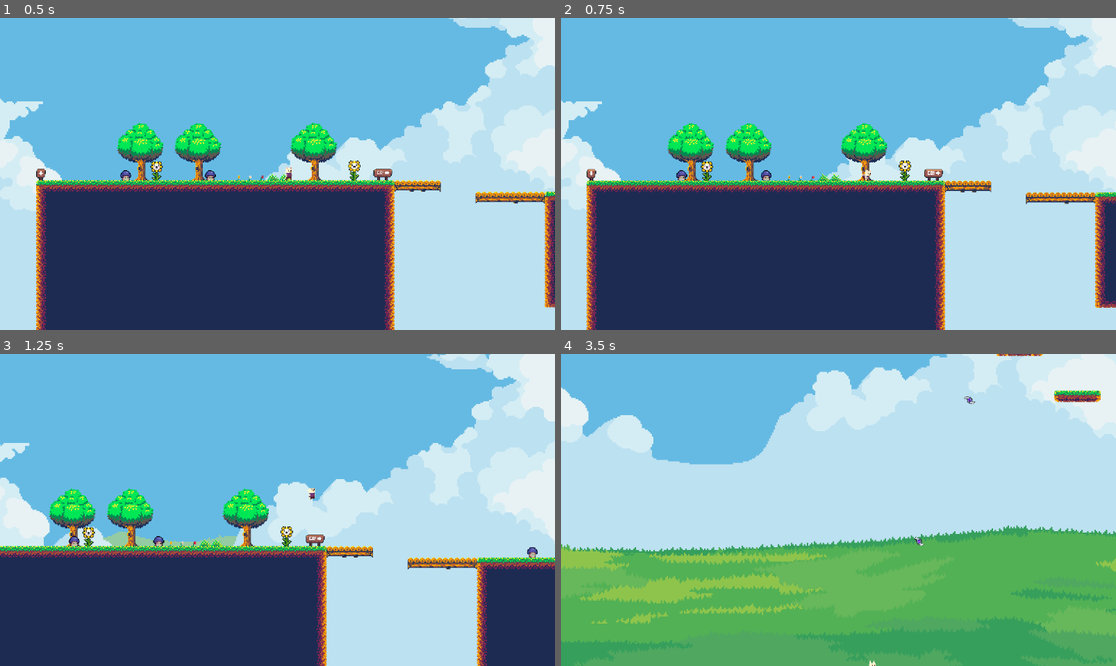
Above: before the commit, frames 1-4 (two rows, left to right).
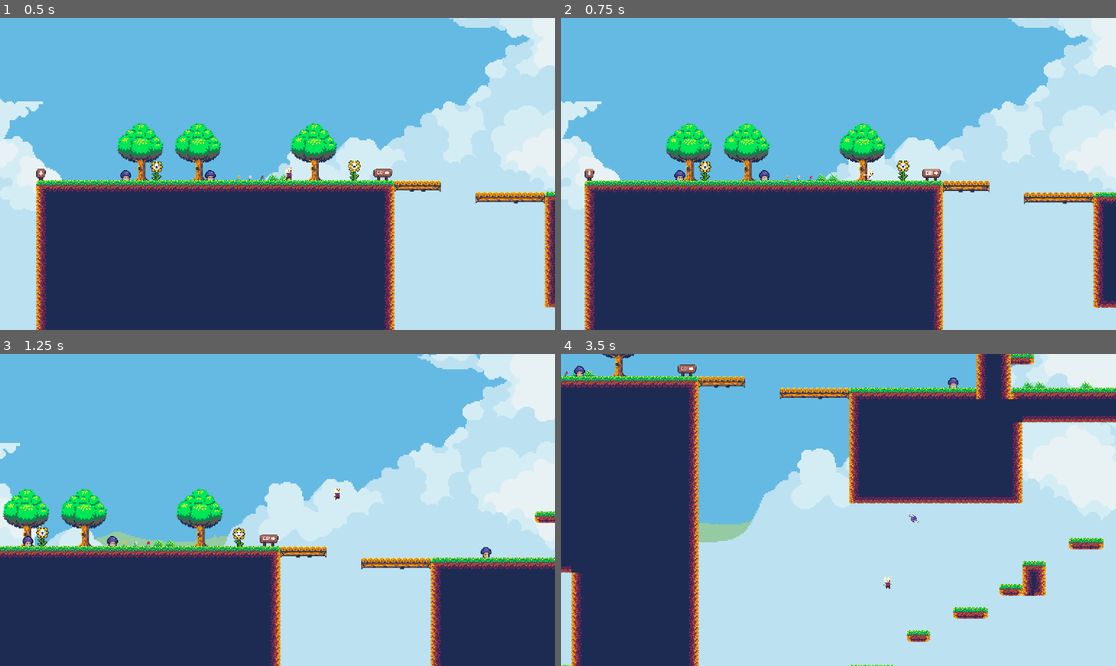
Above: after the commit, the same moments.

Repository: kenji-vitor/Platform-2D-in-Godot
Game: Godot game, scene res://Scenes/Stage1.tscn
Same seed, same stepped clock (60 frames per second), same inputs: the game is played once before the commit and once after it. Sound files missing from this copy of the repository are replaced by a short silence.
Inputs:
- Up to frame 1 (0.5 s): no input
- Up to frame 2 (0.75 s): tap Enter at 0.5 s; hold D (move_right) from 0.53 s (still down); hold Shift (run) from 0.53 s (still down)
- Up to frame 3 (1.25 s): keep holding D (move_right); keep holding Shift (run); tap Space (jump) at 0.77, 1.07 s; tap J at 0.8 s
- Up to frame 4 (3.5 s): release Shift (run) at 1.28 s; tap J at 1.35 s; tap Space (jump) at 1.52, 1.82, 3.02, 3.32 s; tap L at 1.55, 2.1 s; release D (move_right) at 2.03 s; hold A (move_left) 2.03-2.78 s; tap T at 2.3, 2.85 s; hold D (move_right) from 2.78 s (still down); tap I at 3.05 s

Frame 1 is identical in both runs. In frame 2, 6.5% of the frame differs, in the area x 0-100%, y 0-100%; in frame 3, 15%; in frame 4, 80%.

Commit message:
new mechanics

Diff:
--- a/Scripts/game_manager.gd
+++ b/Scripts/game_manager.gd
@@ -15,6 +15,14 @@
 var drunk_timer: Timer
 var drunk_direction: float = 1.0 # 1.0 (Direita) ou -1.0 (Esquerda)
 
+#Die Mechanic
+var duration_multipliers: Array[float] = [2.0,3.0,4.0,5.0]
+var is_die: bool = false
+var die_timer: Timer
+
+#Super speed
+var is_s_speed: bool = false
+var s_speed_timer: Timer
 
 #Flower Collectable
 var total_flower: int = 0
@@ -23,27 +31,78 @@
 var is_slippery: bool = false
 var slippery_timer: Timer
 
-func make_slippery(duration: float = 4.0) -> void:
+#Invincible
+var is_invincible: bool = false
+var invincible_timer: Timer
+'''
+func roll_double_dice() -> void:
+	var effect_dice: int = randi_range(1,6)
+	var duration_dice: int = randi_range(1,6)
+
+	var final_duration: float = duration_multipliers[duration_dice-1]
+'''
+
+
+
+func make_die(duration: float = 15.0) -> void:
+	is_die = true
+	die_timer.start(duration)
+	print("Hora de girar os dados!")
+
+
+func make_slippery(duration: float = randf_range(4.0,5.0)) -> void:
 	is_slippery = true
 	slippery_timer.start(duration)
 	print("Chao escorregadio por: ",duration)
 
+func make_s_speed(duration: float = 5.0) -> void:
+	is_s_speed = true
+	s_speed_timer.start(duration)
+	print("Super speed ativado!")
+
+func make_drunk(duration: float = randf_range(4.0,5.0)) -> void:
+	is_drunk = true
+	drunk_direction = 1.0 if randf() > 0.5 else -1.0
+	drunk_timer.start(duration)
+	print("Modo bebado ativado!")
+
+func make_invincible(duration: float = 5.0) -> void:
+	is_invincible = true
+	invincible_timer.start(duration)
+	print("Esta invencivel por: ",duration)
+
 func _ready() -> void:
+	#Drunk
 	drunk_timer = Timer.new()
 	drunk_timer.one_shot = true
 	drunk_timer.timeout.connect(_on_drunk_timer_timeout)
+	add_child(drunk_timer)
+
+	#Slippery
 	slippery_timer = Timer.new()
 	slippery_timer.one_shot = true
 	slippery_timer.timeout.connect(_on_slippery_timer_timeout)
-	add_child(drunk_timer)
 	add_child(slippery_timer)
 
-func make_drunk(duration: float = 5.0) -> void:
-	is_drunk = true
-	drunk_direction = 1.0 if randf() > 0.5 else -1.0
-	drunk_timer.start(duration)
+	#Die
+	die_timer = Timer.new()
+	die_timer.one_shot = true
+	die_timer.timeout.connect(_on_die_timer_timeout)
+	add_child(die_timer)
 
-	print("Jogador esta bebado por: ",duration)
+	#Super Speed
+	s_speed_timer = Timer.new()
+	s_speed_timer.one_shot = true
+	s_speed_timer.timeout.connect(_on_s_speed_timer_timeout)
+	add_child(s_speed_timer)
+
+	#Invincible
+	invincible_timer = Timer.new()
+	invincible_timer.one_shot = true
+	invincible_timer.timeout.connect(_on_invincible_timer_timeout)
+	add_child(invincible_timer)
+
+
 
 func _on_drunk_timer_timeout() -> void:
 	is_drunk = false
@@ -53,14 +112,33 @@
 	is_slippery = false
 	print("Chao nao esta escorregio agora")
 
+func _on_die_timer_timeout() -> void:
+	is_die = false
+	print("")
+
+func _on_s_speed_timer_timeout() -> void:
+	is_s_speed = false
+	print("Super speed expirou!")
+
+func _on_invincible_timer_timeout() -> void:
+	is_invincible = false
+	print("Invencibilidade expirou!")
 
 func _input(event: InputEvent) -> void:
+	#COMANDO TEMPORARIO PARA ATIVAR AS MECANICAS!!!!!!!!
 	if event is InputEventKey and event.pressed and not event.echo:
 		if event.keycode == KEY_T:
 			make_drunk()
 	if event is InputEventKey and event.pressed and not event.echo:
 		if event.keycode == KEY_I:
 			make_slippery()
+	if event is InputEventKey and event.pressed and not event.echo:
+		if event.keycode == KEY_J:
+			make_s_speed()
+	if event is InputEventKey and event.pressed and not event.echo:
+		if event.keycode == KEY_L:
+			make_invincible()
+	###################################################
 	if event is InputEventKey and event.pressed:
 		if event.echo:
 			return
--- a/Scripts/player.gd
+++ b/Scripts/player.gd
@@ -1,6 +1,6 @@
 extends "res://Scripts/entity.gd"
 
-var SPEED = 100.0
+var SPEED = 130.0
 var JUMP_VEL = -300.0
 @onready var player: AnimatedSprite2D = $AnimatedSprite2D
 
@@ -37,6 +37,10 @@
 var classic_knockback_timer = 5.0
 var normal_knock_back_timer = 0.4
 var is_invincible = false
+var is_player_invincible: bool :
+	get:
+		return is_invincible or GameManager.is_invincible
+#var is_invincible = false
 
 #Difficulty
 #var code_sequence = ["h","a","r","d"]
@@ -62,8 +66,9 @@
 var can_swap = true
 
 #Run
-@export var ACCELERATION: float = 300.0
-@export var FRICTION: float = 400.0
+@export var ACCELERATION: float = 250.0
+@export var FRICTION: float = 120.0
+@export var SKID_FORCE: float = 120.0
 #Friction = 1 para nao ter friccao
 var is_running = GameManager.is_action_pressed("run")
 
@@ -119,6 +124,7 @@
 
 	if GameManager.is_action_just_pressed("run"):
 		is_running = not is_running
+		print("Is Running?: ",is_running)
 		# Tiro estático ou em movimento
 	if GameManager.is_action_pressed("shoot"):
 		shoot()
@@ -133,18 +139,18 @@
 	var direction = Input.get_axis("move_left","move_right")
 	#var current_speed = SPEED + 40 if is_running else SPEED
 
+
 	if GameManager.is_drunk:
 		if direction != 0:
-
 			GameManager.drunk_direction = direction
 		direction = GameManager.drunk_direction
-
-
 	var target_max_speed = (SPEED + 80.0) if is_running else SPEED
-
+	if GameManager.is_s_speed:
+		target_max_speed = (SPEED * 3)
 	var target_velocity_x = direction * target_max_speed
-
-
+	print(target_velocity_x)
+
+	'''
 	if is_knockback:
 		if not is_on_floor():
 			velocity.y += gravity * delta
@@ -159,65 +165,50 @@
 			velocity.x = move_toward(velocity.x, 0, 20)
 			if was_on_floor_hit and knockback_timer.time_left > 1.0:
 				knockback_timer.start(1.0)
+		'''
+	'''
+	if is_knockback:
+		if not is_on_floor():
+			velocity.y += gravity * delta
+		else:
+			velocity.x = move_toward(velocity.x, 0.0, FRICTION * delta)
+			if was_on_floor_hit and knockback_timer.time_left > 1.0:
+				#Tomou hit, timer startando
+				knockback_timer.start(1.0)
 		move_and_slide()
 		handle_animations(delta)
 		return
-
-	if GameManager.classic:
-		if not is_on_floor():
+	'''
+	if is_knockback:
+		var is_falling_or_grounded = is_on_floor() and velocity.x >= 0.0
+		if not is_falling_or_grounded:
 			velocity.y += gravity * delta
-
-			if jump_left == max_jumps and not has_jumped:
-				jump_left = max_jumps - 1
-
-			if not air_control_locked:
-				air_control_locked = true
-				if direction != 0:
-					air_direction = direction
-				else:
-					air_direction = sign(velocity.x)
-			velocity.x = air_direction * target_max_speed
-		else:
-			if velocity.y >= 0:
-				has_jumped = false
-				air_control_locked = false
-				jump_left = max_jumps
-			movement(direction, target_max_speed,delta)
-
-	else:
-		if not is_on_floor():
-			velocity.y += gravity * delta
-			jump_forgiveness_counter -= delta
-
-			if jump_forgiveness_counter <= 0.0 and jump_left == max_jumps:
-				jump_left = max_jumps - 1
-			movement(direction,target_max_speed,delta)
-		else:
-			jump_forgiveness_counter = jump_forgiveness_timer.wait_time
-			has_jumped = false
-			air_control_locked = false
-			jump_left = max_jumps
-			movement(direction, target_max_speed,delta)
-
+		else:
+			velocity.x = move_toward(velocity.x,0.0,FRICTION * delta)
+			if was_on_floor_hit and not knockback_timer_shortened:
+				if knockback_timer.time_left > 1.0:
+					knockback_timer.start(1.0)
+				knockback_timer_shortened = true
+		move_and_slide()
+		handle_animations(delta)
+		return
 	# Virar o Sprite
-	if velocity.x < 0:
-		player.flip_h = true
-	elif velocity.x > 0:
-		player.flip_h = false
+
 
 
 
 	# Aplica Movimento e Animações
+	apply_gravity_and_movement(direction,target_max_speed,delta)
+	handle_animations(delta)
+	handle_sprite_flip()
 	move_and_slide()
-	handle_animations(delta)
-
-	# Checa Dano contínuo
+
+		# Checa Dano contínuo
 	_check_enemy_overlay()
 
-	# Morte por Queda
+		# Morte por Queda
 	if global_position.y > 1500:
 		die()
-
 func handle_animations(delta):
 	if not is_on_floor():
 		#velocity.y += gravity * delta
@@ -245,6 +236,7 @@
 	else:
 		velocity.x = 0.0
 '''
+'''
 func movement(direction:float, target_speed: float, delta: float) -> void:
 	if GameManager.is_slippery and is_on_floor():
 		var target_velocity_x = direction * target_speed
@@ -254,6 +246,64 @@
 			velocity.x = move_toward(velocity.x, 0.0, FRICTION * delta)
 	else:
 		velocity.x = direction * target_speed
+'''
+
+func handle_sprite_flip() -> void:
+	if velocity.x < 0:
+		player.flip_h = true
+	elif velocity.x > 0:
+		player.flip_h = false
+
+
+func movement(direction: float, target_speed: float, delta: float) -> void:
+	if GameManager.is_slippery and is_on_floor():
+		var target_velocity_x = direction * target_speed
+		var speed_ratio: float = target_speed / SPEED if SPEED > 0 else 1.0
+		var current_accel: float = ACCELERATION * speed_ratio
+		var current_skid: float = SKID_FORCE * speed_ratio
+		if direction != 0:
+			var is_reversing: bool = (direction > 0 and velocity.x < -10.0) or (direction < 0 and velocity.x > 10.0)
+			if is_reversing:
+				velocity.x = move_toward(velocity.x,target_velocity_x,current_skid*delta)
+			else:
+				if abs(velocity.x) > target_speed and sign(velocity.x) == sign(direction):
+					velocity.x = move_toward(velocity.x, target_velocity_x, FRICTION * delta)
+				else:
+					velocity.x = move_toward(velocity.x, target_velocity_x, current_accel * delta)
+
+		else:
+			velocity.x = move_toward(velocity.x, 0.0, FRICTION * delta)
+	else:
+		velocity.x = direction * target_speed
+
+func apply_gravity_and_movement(direction: float,target_max_speed: float,delta:float) -> void:
+	movement(direction,target_max_speed,delta)
+	if GameManager.classic:
+		if not is_on_floor():
+			velocity.y += gravity * delta
+			if jump_left == max_jumps and not has_jumped:
+				jump_left = max_jumps - 1
+			if not air_control_locked:
+				air_control_locked = true
+				air_direction = direction if direction != 0 else sign(velocity.x)
+			velocity.x = air_direction * target_max_speed
+		else:
+			if velocity.y >= 0:
+				has_jumped = false
+				air_control_locked = false
+				jump_left = max_jumps
+	else:
+		if not is_on_floor():
+			velocity.y += gravity * delta
+			jump_forgiveness_counter -= delta
+			if jump_forgiveness_counter <= 0.0 and jump_left == max_jumps:
+				jump_left = max_jumps - 1
+		else:
+			jump_forgiveness_counter = jump_forgiveness_timer.wait_time
+			has_jumped = false
+			air_control_locked = false
+			jump_left = max_jumps
+
 
 func swap_weapon() -> void:
 	if not can_swap:
@@ -323,17 +373,19 @@
 
 func apply_knockback(from_position: Vector2):
 	var direction = sign(global_position.x - from_position.x)
+	if direction == 0:
+		direction = 1.0
 
 	velocity.x = direction * knockback_force.x
 	velocity.y = knockback_force.y
 	is_knockback = true
 	was_on_floor_hit = is_on_floor()
 	hit_position_y = global_position.y
+	knockback_timer_shortened = false
 	if GameManager.classic:
 		knockback_timer.start(classic_knockback_timer)
 	else:
 		knockback_timer.start(normal_knock_back_timer)
-	knockback_timer_shortened = false
 
 
 func jump():
@@ -377,7 +429,7 @@
 	get_tree().reload_current_scene()
 
 func take_damage(s: AnimatedSprite2D = player) -> void:
-	if is_invincible:
+	if is_player_invincible:
 		return
 	if s == null:
 		s = player
@@ -402,13 +454,13 @@
 func _check_enemy_overlay() -> void:
 	for area in $Area2D.get_overlapping_areas():
 		var enemy = area.get_parent()
-		if enemy.is_in_group("enemy") and not is_invincible:
+		if enemy.is_in_group("enemy") and not is_player_invincible:
 			take_damage()
 			apply_knockback(enemy.global_position)
 
 func _on_knockback_timer_timeout() -> void:
 	is_knockback = false
-	velocity.x = 0
+	was_on_floor_hit = false
 
 func _on_invincibility_timer_timeout() -> void:
 	is_invincible = false
--- a/Scripts/purple_mushroom.gd
+++ b/Scripts/purple_mushroom.gd
@@ -130,7 +130,7 @@
 
 	# --- RECUPERAÇÃO DE TRAVAMENTO EM PAREDES ---
 	if is_on_wall() and is_on_floor():
-		print("COLIDIU NA PAREDE E ESTA NO CHAO")
+		#print("COLIDIU NA PAREDE E ESTA NO CHAO")
 		# Se colidiu horizontalmente de frente e o sensor frontal confirmar parede, executa rotina de destravamento
 		if wall_check.enabled and wall_check.is_colliding():
 			#unstuck_from_buping_walls()
